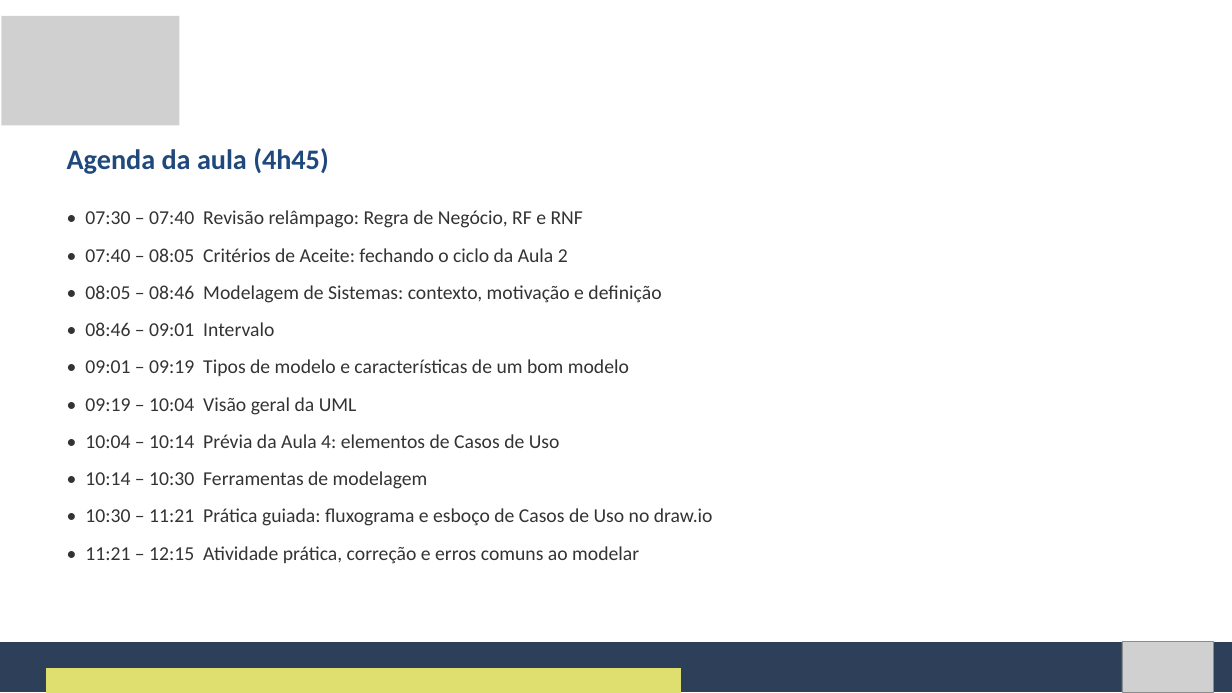
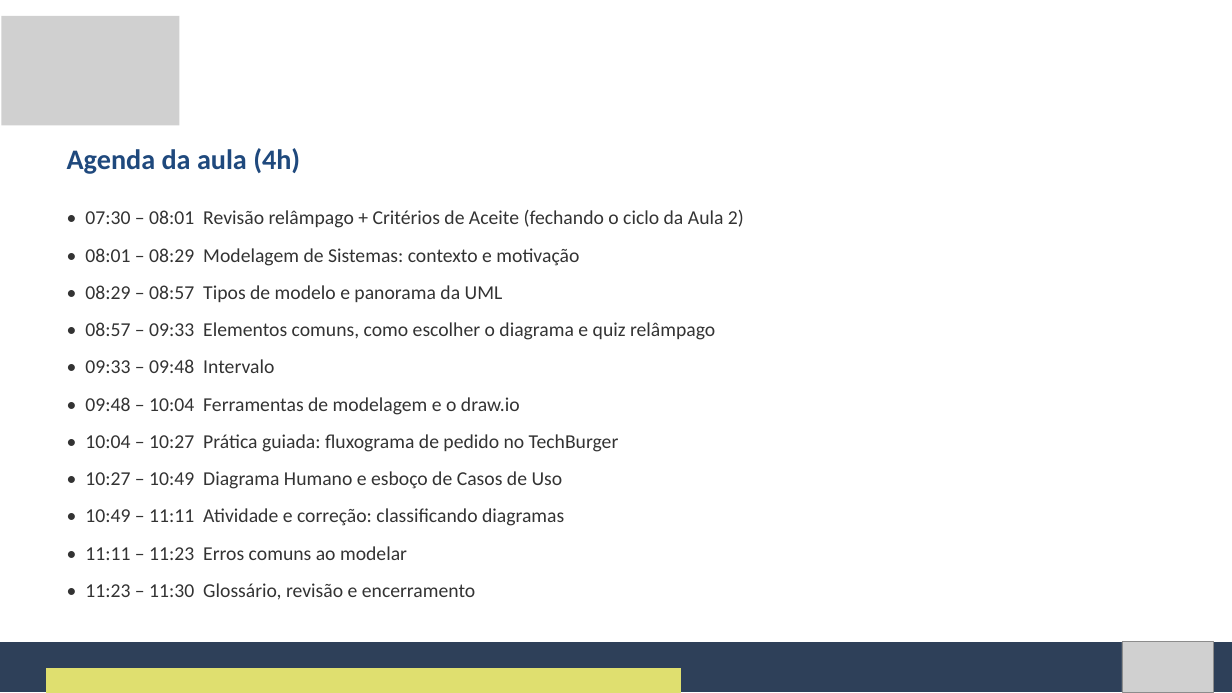
Before and after one commit to Natan20/Curso-Modelagem-De-Sistemas-Material, a slide deck: slide 2 of Aula 03 - 11-09-2026/Aula 3 - Slides.pptx. Drawn at 1232x693 pixels with LibreOffice and Linux fonts; fonts in the diff are those of the drawing; grey boxes stand for pictures. Boxes give left, top, right and bottom in pixels: in the first picture for what was removed or moved away, otherwise in the second. Text is boxed around its words. In the diff, an @@ line names an element or a change of style, - is before the commit and + after.

Commit message:
Amplia Apostila e Slides da Aula 3 para 104 slides
Adiciona exemplos e aprofundamentos por toda a aula (cenarios extras
de debate, exemplos com Biblioteca/Academia, panorama ilustrado dos
diagramas de Estados/Componentes/Objetos/Implantacao com print
visual, PlantUML, atalhos do draw.io, mini-exercicios com gabarito) e
estende a atividade de classificacao de 6 para 8 itens.

```diff
--- a/Aula 03 - 11-09-2026/Aula 3 - Slides.pptx
+++ b/Aula 03 - 11-09-2026/Aula 3 - Slides.pptx
@@ text at (67,148,300,174): text changed @@
-Agenda da aula (4h45)
+Agenda da aula (4h)
@@ text at (85,210,744,600): text changed @@
-• 07:30 – 07:40 Revisão relâmpago: Regra de Negócio, RF e RNF
-• 07:40 – 08:05 Critérios de Aceite: fechando o ciclo da Aula 2
-• 08:05 – 08:46 Modelagem de Sistemas: contexto, motivação e definição
-• 08:46 – 09:01 Intervalo
-• 09:01 – 09:19 Tipos de modelo e características de um bom modelo
-• 09:19 – 10:04 Visão geral da UML
-• 10:04 – 10:14 Prévia da Aula 4: elementos de Casos de Uso
-• 10:14 – 10:30 Ferramentas de modelagem
-• 10:30 – 11:21 Prática guiada: fluxograma e esboço de Casos de Uso no draw.io
-• 11:21 – 12:15 Atividade prática, correção e erros comuns ao modelar
+• 07:30 – 08:01 Revisão relâmpago + Critérios de Aceite (fechando o ciclo da Aula 2)
+• 08:01 – 08:29 Modelagem de Sistemas: contexto e motivação
+• 08:29 – 08:57 Tipos de modelo e panorama da UML
+• 08:57 – 09:33 Elementos comuns, como escolher o diagrama e quiz relâmpago
+• 09:33 – 09:48 Intervalo
+• 09:48 – 10:04 Ferramentas de modelagem e o draw.io
+• 10:04 – 10:27 Prática guiada: fluxograma de pedido no TechBurger
+• 10:27 – 10:49 Diagrama Humano e esboço de Casos de Uso
+• 10:49 – 11:11 Atividade e correção: classificando diagramas
+• 11:11 – 11:23 Erros comuns ao modelar
+• 11:23 – 11:30 Glossário, revisão e encerramento
```
Also in this commit, not shown: 8 other slides changed, 34 slides added, 2 other files.
